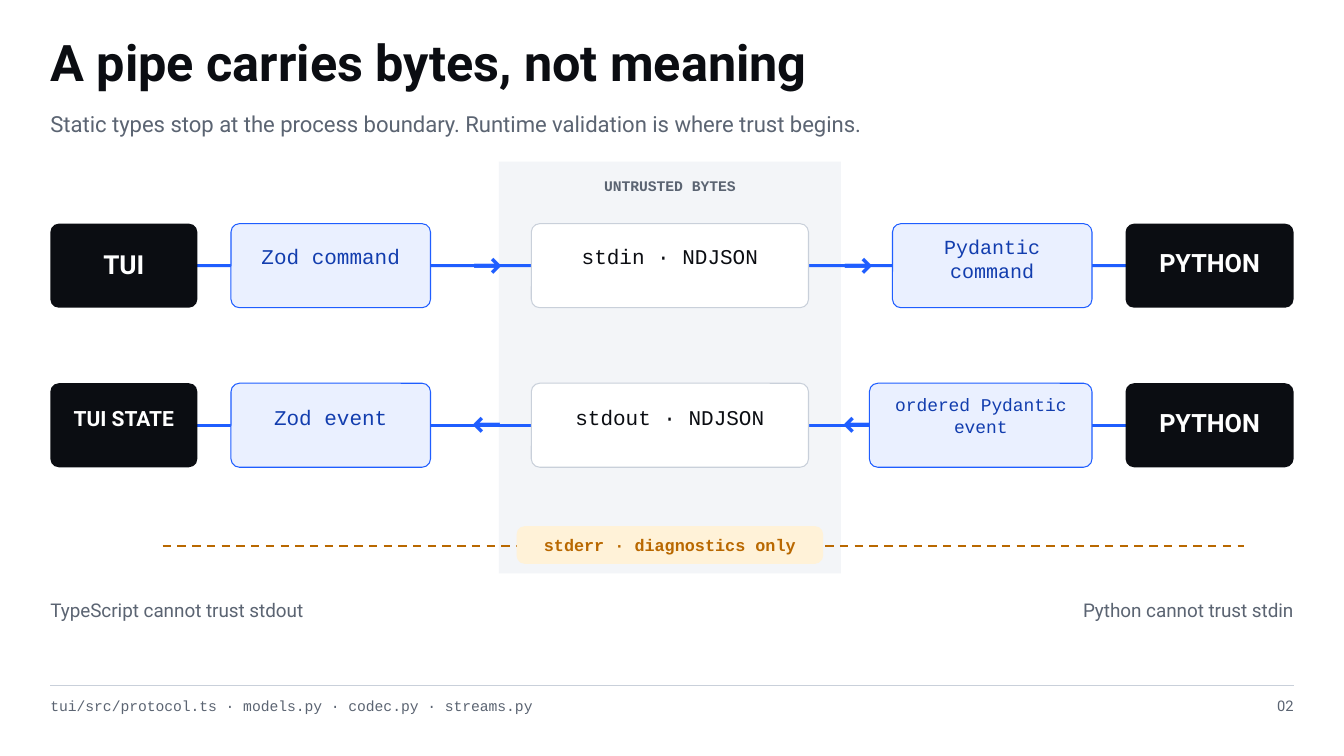
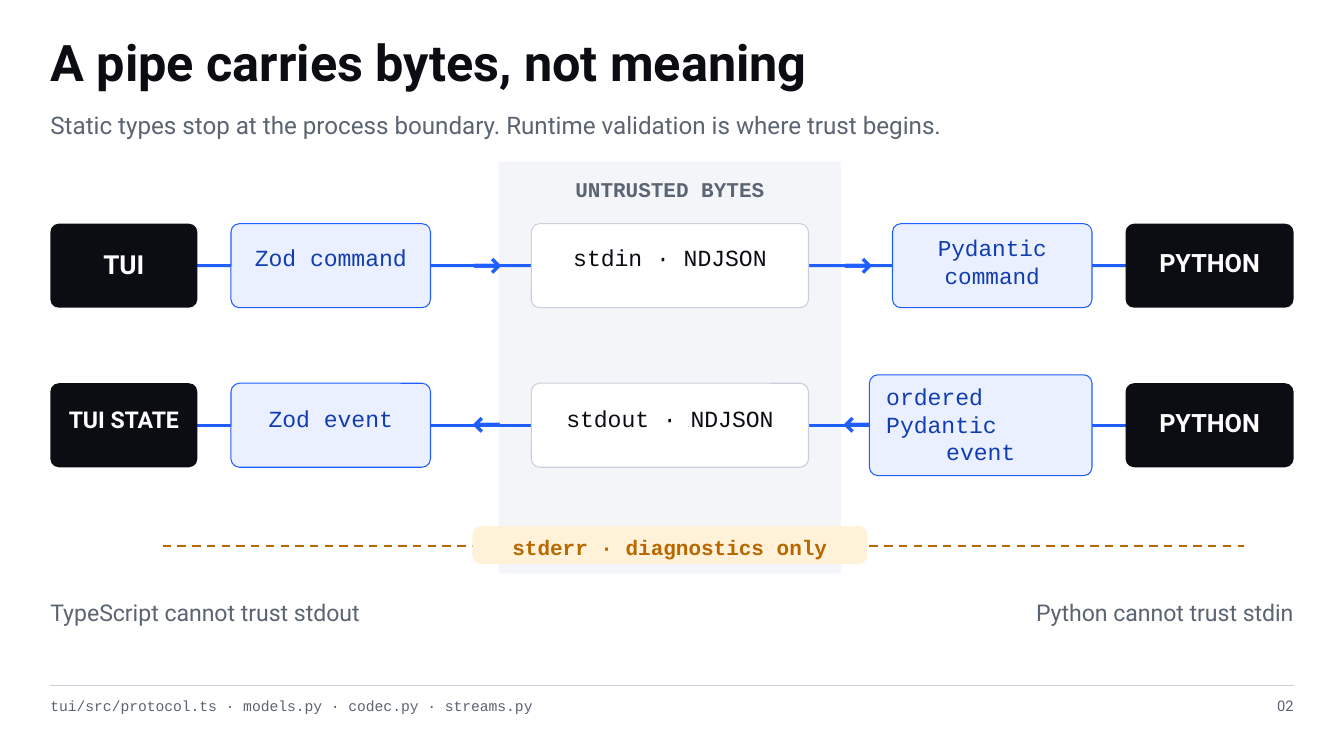
Before and after one commit to jimmie-potts/code-assist-harness, a slide deck: slide 2 of docs/lessons/assets/cah-004-protocol-v1.pptx. Drawn at 1344x756 pixels with LibreOffice and Linux fonts; fonts in the diff are those of the drawing. Boxes give left, top, right and bottom in pixels: in the first picture for what was removed or moved away, otherwise in the second. Text is boxed around its words. In the diff, an @@ line names an element or a change of style, - is before the commit and + after.

```diff
--- a/docs/lessons/assets/cah-004-protocol-v1.pptx
+++ b/docs/lessons/assets/cah-004-protocol-v1.pptx
@@ text "Static types stop at the ..." at (x1=50, y1=116, x2=941, y2=139): size 15.8 to 17.2 pt @@
@@ text "UNTRUSTED BYTES" at (x1=575, y1=183, x2=764, y2=197): size 10.5 to 15 pt @@
@@ text "Pydantic command" at (x1=938, y1=240, x2=1047, y2=285): size 14.2 to 16.3 pt @@
@@ rounded rectangle resized from (x1=869, y1=383, x2=1092, y2=467) to (x1=869, y1=375, x2=1092, y2=476) @@
@@ rounded rectangle at (x1=869, y1=375, x2=1092, y2=476): proportions changed @@
@@ text "ordered Pydantic event" moved from (x1=895, y1=399, x2=1067, y2=433) to (x1=886, y1=388, x2=1015, y2=461) @@
@@ text "ordered Pydantic event" at (x1=886, y1=388, x2=1015, y2=461): size 12.8 to 16.5 pt @@
@@ size 15 to 16.5 pt in 5 elements at (x1=255, y1=249, x2=407, y2=267), (x1=573, y1=249, x2=767, y2=267), (x1=69, y1=411, x2=179, y2=429), (x1=269, y1=410, x2=393, y2=428), (x1=566, y1=410, x2=774, y2=428) @@
@@ rounded rectangle resized from (x1=516, y1=526, x2=823, y2=565) to (x1=473, y1=526, x2=868, y2=565) @@
@@ text "stderr · diagnostics only" moved from (x1=544, y1=539, x2=795, y2=555) to (x1=512, y1=540, x2=827, y2=560) @@
@@ text "stderr · diagnostics only" at (x1=512, y1=540, x2=827, y2=560): size 12 to 15 pt @@
@@ text "TypeScript cannot trust stdout" at (x1=50, y1=603, x2=360, y2=626): size 13.5 to 16.5 pt @@
@@ text "Python cannot trust stdin" at (x1=1036, y1=603, x2=1294, y2=626): size 13.5 to 16.5 pt @@
```
Also in this commit, not shown: 7 other slides changed.
